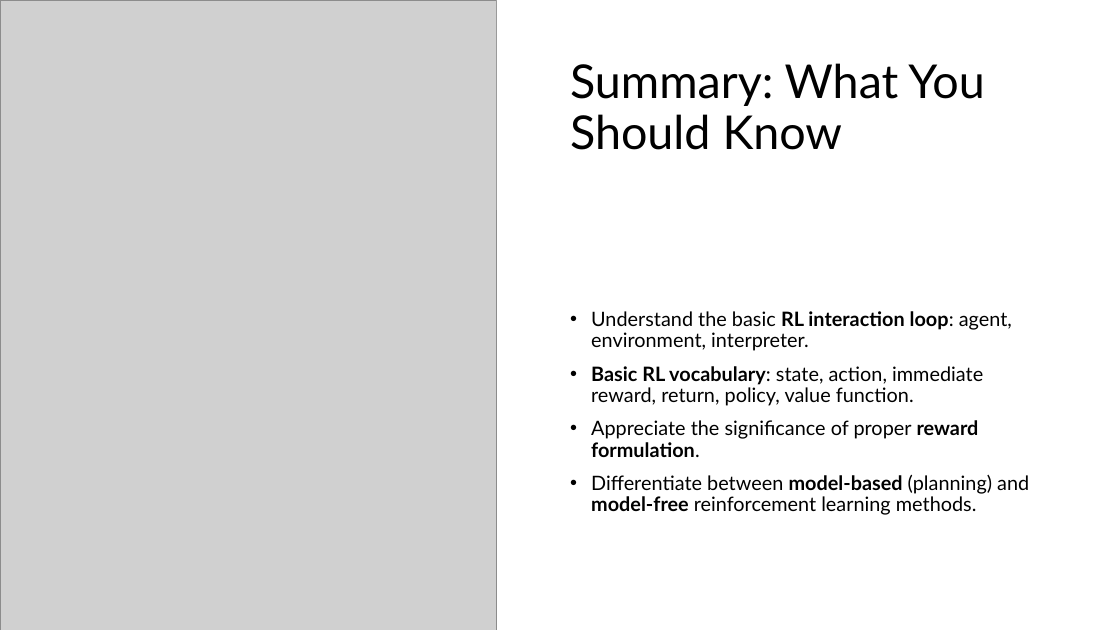
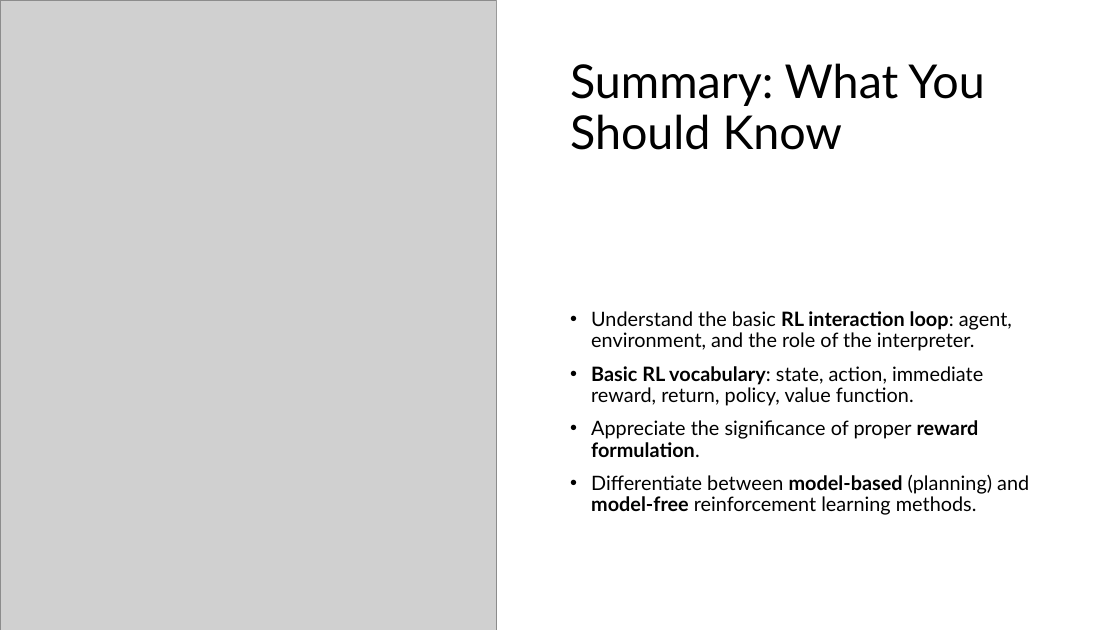
Before and after one commit to mhahsler/Introduction_to_Reinforcement_Learning, a slide deck: slide 35 of slides/Lecture_Chapter01.pptx. Drawn at 1120x630 pixels with LibreOffice and Linux fonts; fonts in the diff are those of the drawing; grey boxes stand for pictures. Boxes give left, top, right and bottom in pixels: in the first picture for what was removed or moved away, otherwise in the second. Text is boxed around its words. In the diff, an @@ line names an element or a change of style, - is before the commit and + after.

```diff
--- a/slides/Lecture_Chapter01.pptx
+++ b/slides/Lecture_Chapter01.pptx
@@ text at bbox=[591, 311, 1012, 351]: text changed @@
-• Understand the basic RL interaction loop: agent, environment, interpreter.
+• Understand the basic RL interaction loop: agent, environment, and the role of the interpreter.
```
Also in this commit, not shown: 17 other slides changed, 1 other file.
